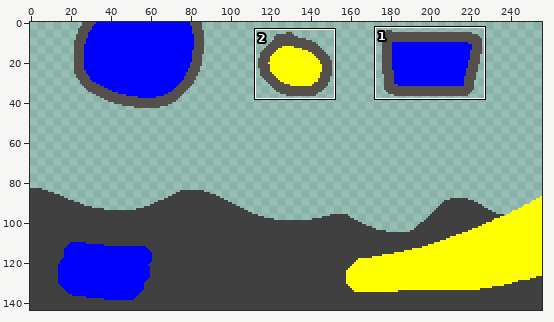
Two versions of one pixel-art file, files/concepts/jame/maps/test_map.aseprite. Above, an overview of the earlier version with the close-up marked.
Close-up. Before:
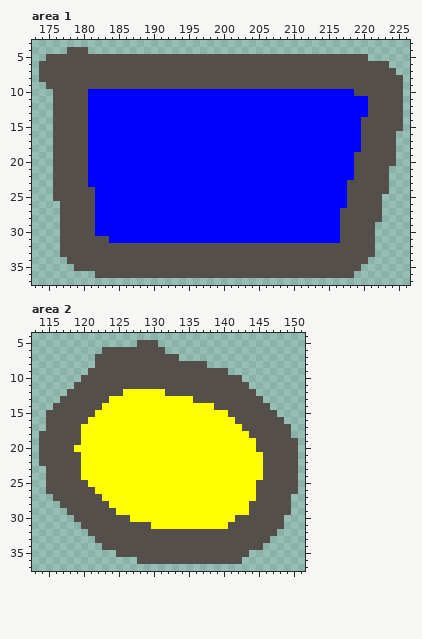
256x144 pixels, 1 frame. Shown: area 1: x 173..226, y 3..37; area 2: x 113..151, y 4..37. The commit also changed other parts of the picture, which this record leaves out.
New version:
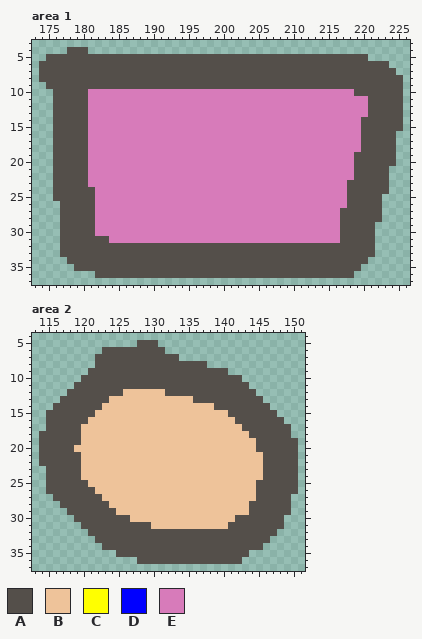
Palette (. is transparent): A #544f4a  B #eec39a  C #ffff00  D #0000ff  E #d77bba
From old to new:
layer "Layer 1" now shown
layer "Layer 1 Copy" now hidden
Changed rows in their new state; - is an unchanged pixel.
Area 1:
first column x 181:
10 EEEEEEEEEEEEEEEEEEEEEEEEEEEEEEEEEEEEEE--
11 EEEEEEEEEEEEEEEEEEEEEEEEEEEEEEEEEEEEEEEE
12 EEEEEEEEEEEEEEEEEEEEEEEEEEEEEEEEEEEEEEEE
13 EEEEEEEEEEEEEEEEEEEEEEEEEEEEEEEEEEEEEEEE
14 EEEEEEEEEEEEEEEEEEEEEEEEEEEEEEEEEEEEEEE-
15 EEEEEEEEEEEEEEEEEEEEEEEEEEEEEEEEEEEEEEE-
16 EEEEEEEEEEEEEEEEEEEEEEEEEEEEEEEEEEEEEEE-
17 EEEEEEEEEEEEEEEEEEEEEEEEEEEEEEEEEEEEEEE-
18 EEEEEEEEEEEEEEEEEEEEEEEEEEEEEEEEEEEEEEE-
19 EEEEEEEEEEEEEEEEEEEEEEEEEEEEEEEEEEEEEE--
20 EEEEEEEEEEEEEEEEEEEEEEEEEEEEEEEEEEEEEE--
21 EEEEEEEEEEEEEEEEEEEEEEEEEEEEEEEEEEEEEE--
22 EEEEEEEEEEEEEEEEEEEEEEEEEEEEEEEEEEEEEE--
23 EEEEEEEEEEEEEEEEEEEEEEEEEEEEEEEEEEEEE---
24 -EEEEEEEEEEEEEEEEEEEEEEEEEEEEEEEEEEEE---
25 -EEEEEEEEEEEEEEEEEEEEEEEEEEEEEEEEEEEE---
26 -EEEEEEEEEEEEEEEEEEEEEEEEEEEEEEEEEEEE---
27 -EEEEEEEEEEEEEEEEEEEEEEEEEEEEEEEEEEE----
28 -EEEEEEEEEEEEEEEEEEEEEEEEEEEEEEEEEEE----
29 -EEEEEEEEEEEEEEEEEEEEEEEEEEEEEEEEEEE----
30 -EEEEEEEEEEEEEEEEEEEEEEEEEEEEEEEEEEE----
31 ---EEEEEEEEEEEEEEEEEEEEEEEEEEEEEEEEE----
Area 2:
first column x 119:
12 -------BBBBBB--------------
13 -----BBBBBBBBBBBB----------
14 ----BBBBBBBBBBBBBBBB-------
15 ---BBBBBBBBBBBBBBBBBBB-----
16 --BBBBBBBBBBBBBBBBBBBBB----
17 -BBBBBBBBBBBBBBBBBBBBBBB---
18 -BBBBBBBBBBBBBBBBBBBBBBBB--
19 -BBBBBBBBBBBBBBBBBBBBBBBBB-
20 BBBBBBBBBBBBBBBBBBBBBBBBBB-
21 -BBBBBBBBBBBBBBBBBBBBBBBBBB
22 -BBBBBBBBBBBBBBBBBBBBBBBBBB
23 -BBBBBBBBBBBBBBBBBBBBBBBBBB
24 -BBBBBBBBBBBBBBBBBBBBBBBBBB
25 --BBBBBBBBBBBBBBBBBBBBBBBB-
26 ---BBBBBBBBBBBBBBBBBBBBBBB-
27 ----BBBBBBBBBBBBBBBBBBBBBB-
28 -----BBBBBBBBBBBBBBBBBBBB--
29 ------BBBBBBBBBBBBBBBBBBB--
30 --------BBBBBBBBBBBBBBB----
31 -----------BBBBBBBBBBB-----
Boxes around the changes in both close-ups, in picture pixels (x1, y1, x2, y2):
changed: (88, 89, 368, 243)
changed: (74, 389, 263, 529)
